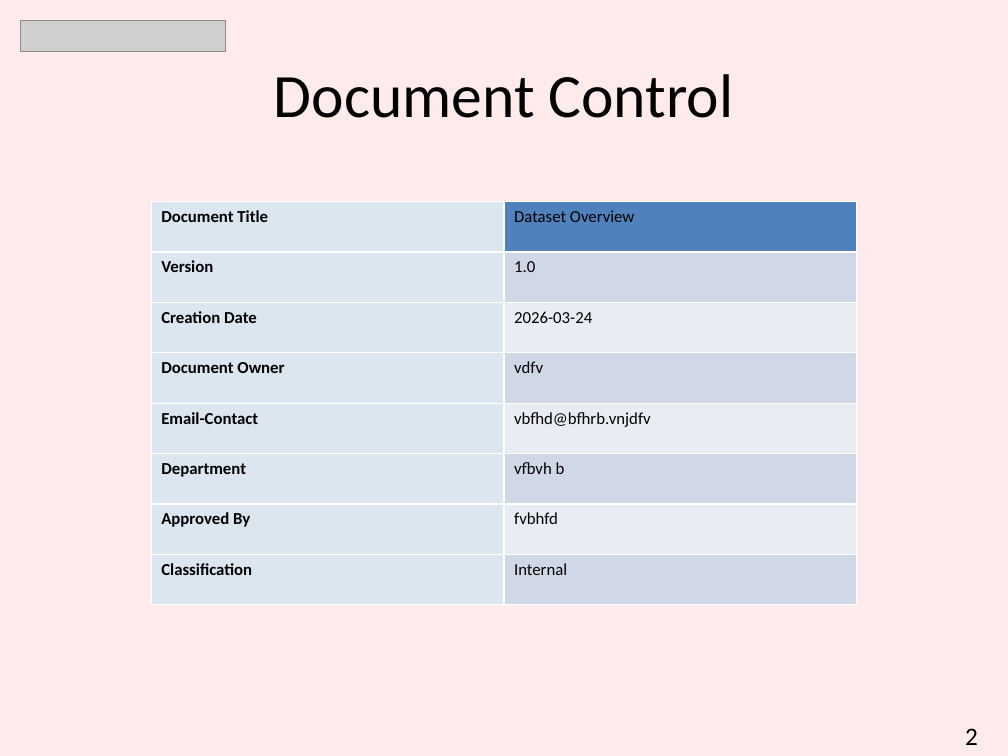
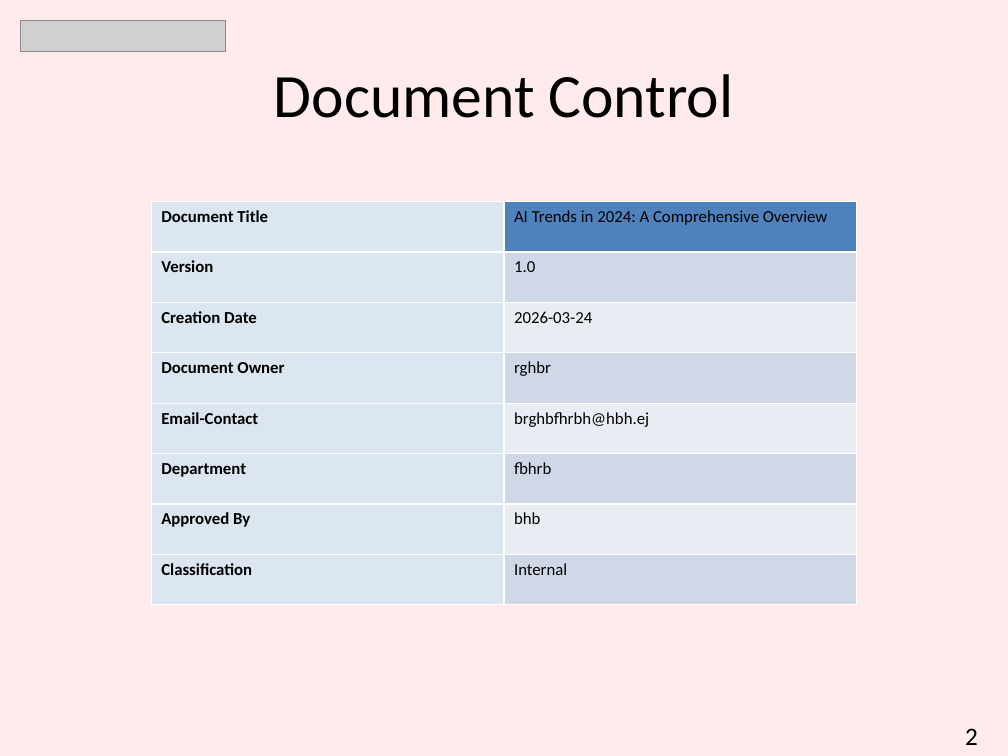
Before and after one commit to hetanshi511/CyberNexus, a slide deck: slide 2 of Backend/Presentation.pptx. Drawn at 1008x756 pixels with LibreOffice and Linux fonts; fonts in the diff are those of the drawing; grey boxes stand for pictures. Boxes give left, top, right and bottom in pixels: in the first picture for what was removed or moved away, otherwise in the second. Text is boxed around its words. In the diff, an @@ line names an element or a change of style, - is before the commit and + after.

```diff
--- a/Backend/Presentation.pptx
+++ b/Backend/Presentation.pptx
@@ table at <box>151,202,857,605</box> @@
-row 1, column 2: Dataset Overview
+row 1, column 2: AI Trends in 2024: A Comprehensive Overview
-row 4, column 2: vdfv
+row 4, column 2: rghbr
-row 5, column 2: vbfhd@bfhrb.vnjdfv
+row 5, column 2: brghbfhrbh@hbh.ej
-row 6, column 2: vfbvh b
+row 6, column 2: fbhrb
-row 7, column 2: fvbhfd
+row 7, column 2: bhb
```
Also in this commit, not shown: 5 slides added, 7 slides removed, 22 other files.
